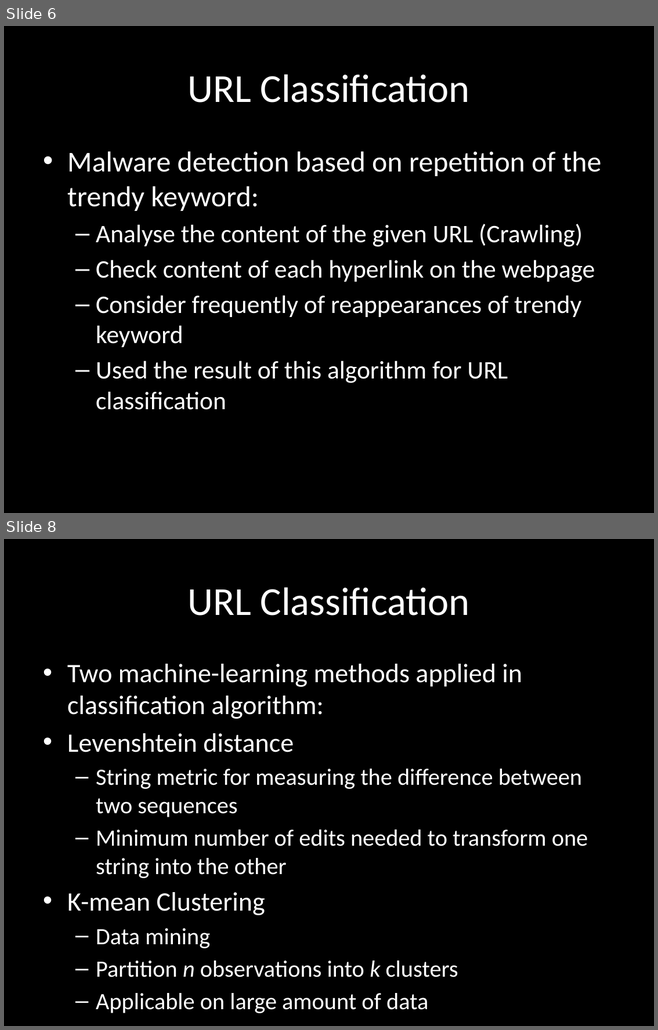
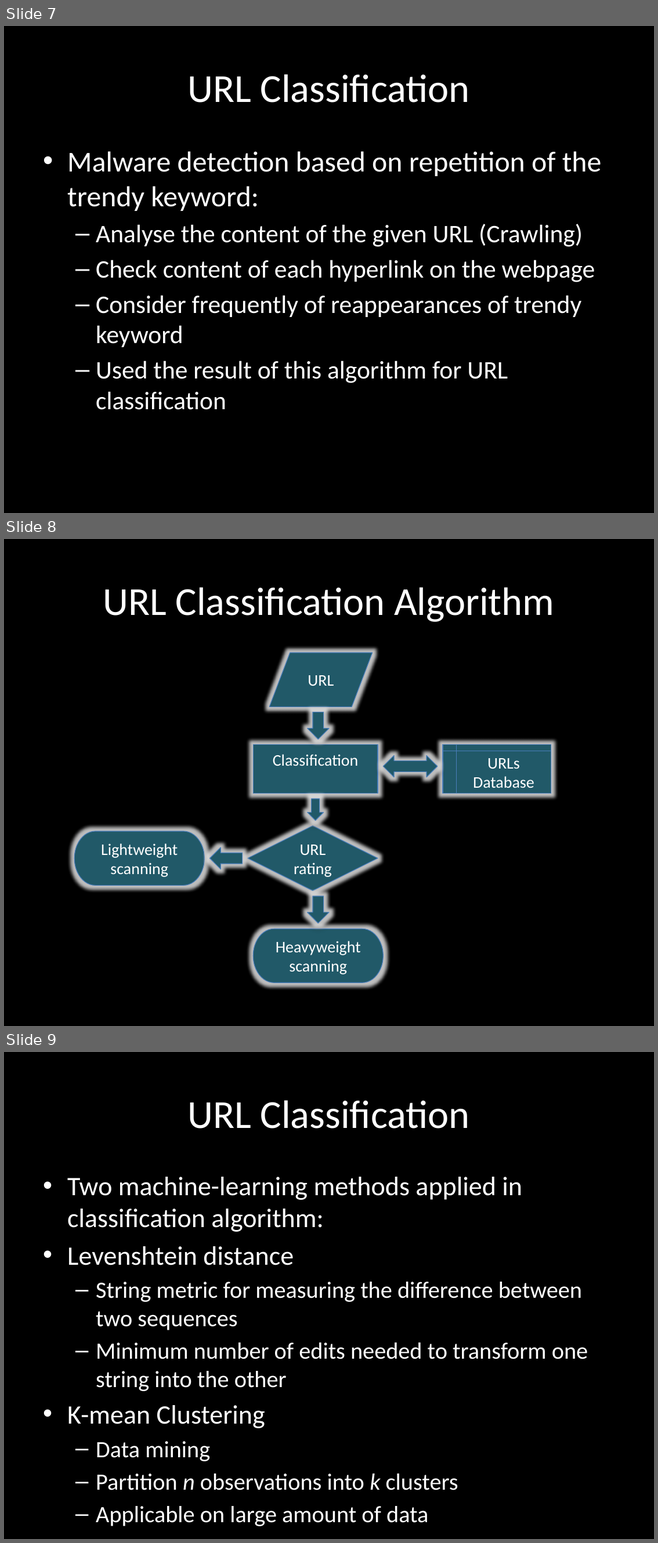
Before and after one commit to chrissorchard/malucrawl, a slide deck: doc/pres2/wk8-progress.pptx. Shown one above the other, each under a label of ours: slides 6 and 8 before the commit, slides 7, 8 and 9 after it; the slides between them are not shown. The pictures are 658x1030 and 658x1543 pixels, drawn with LibreOffice and Linux fonts; fonts in the diff are those of the drawing; background and template pictures are left out. Boxes give left, top, right and bottom in pixels: in the first picture for what was removed or moved away, otherwise in the second. Text is boxed around its words. In the diff, an @@ line names an element or a change of style, - is before the commit and + after.

```diff
--- a/doc/pres2/wk8-progress.pptx
+++ b/doc/pres2/wk8-progress.pptx
@@ slide 8 added at [4, 539, 654, 1026], background picture (left out) @@
@@ title added at [103, 587, 554, 622], 44 pt, text #FFFFFF @@
+URL Classification Algorithm
@@ flow chart input output added at [269, 653, 372, 707], fill #215968, outline #4B7EBC 0.75 pt, 18 pt, text #FFFFFF @@
+URL
@@ down arrow added at [307, 712, 329, 740], fill #215968, outline #4B7EBC 0.75 pt @@
@@ rectangle added at [253, 745, 378, 794], fill #215968, outline #4B7EBC 0.75 pt, 18 pt, text #FFFFFF @@
+Classification
@@ flow chart internal storage added at [442, 745, 551, 794], fill #215968, outline #4B7EBC 0.75 pt, 18 pt, text #FFFFFF @@
+URLs Database
@@ left right arrow added at [383, 755, 437, 777], fill #215968, outline #4B7EBC 0.75 pt @@
@@ down arrow added at [307, 799, 324, 820], fill #215968, outline #4B7EBC 0.75 pt @@
@@ pill shape added at [74, 831, 204, 885], fill #215968, outline #4B7EBC 0.75 pt, 18 pt, text #FFFFFF @@
+Lightweight scanning
@@ diamond added at [248, 826, 378, 891], fill #215968, outline #4B7EBC 0.75 pt, 18 pt, text #FFFFFF @@
+URL rating
@@ left arrow added at [210, 848, 242, 869], fill #215968, outline #4B7EBC 0.75 pt @@
@@ down arrow added at [307, 896, 329, 924], fill #215968, outline #4B7EBC 0.75 pt @@
@@ pill shape added at [253, 929, 383, 983], fill #215968, outline #4B7EBC 0.75 pt, 18 pt, text #FFFFFF @@
+Heavyweight scanning
@@ what was slide 6 is now slide 7 @@
@@ what was slide 8 is now slide 9 @@
```
Also in this commit, not shown: 3 slides changed, 2 other slides added, 1 slide removed.
